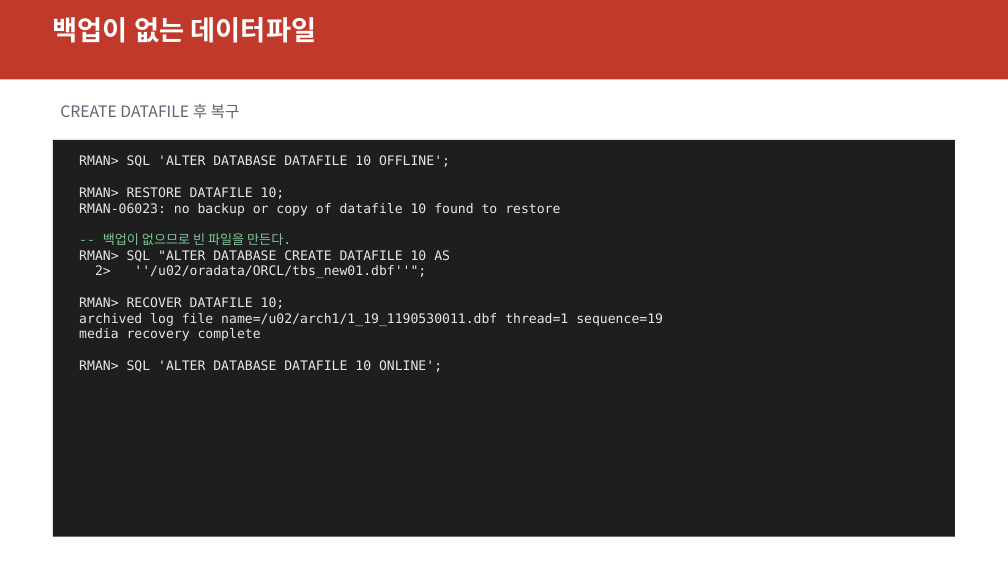
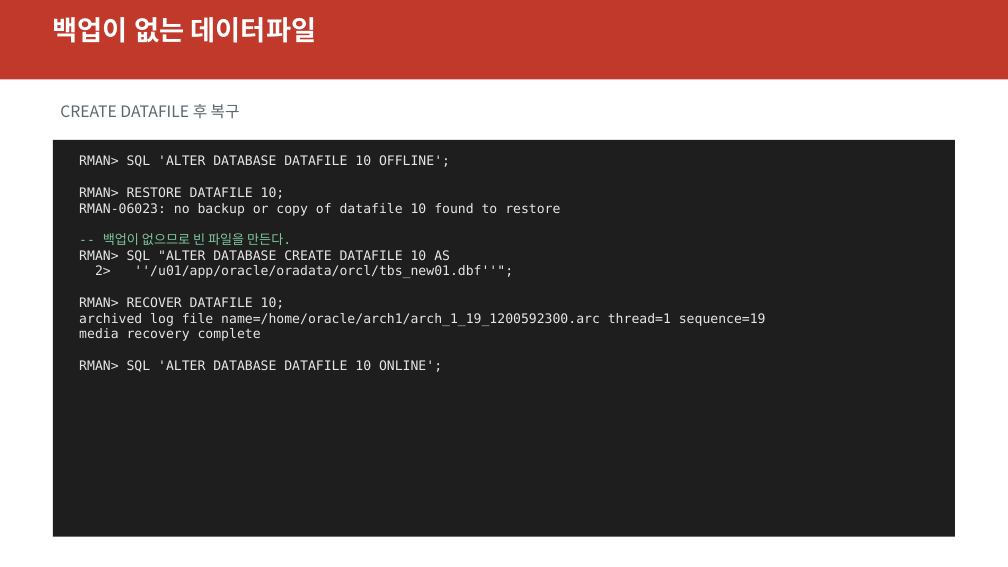
Before and after one commit to elpisk/OracleManual, a slide deck: slide 15 of BACKUP&RECOVERY/15장/15장_RMAN_복구_시나리오.pptx. Drawn at 1008x567 pixels with LibreOffice and Linux fonts; fonts in the diff are those of the drawing. Boxes give left, top, right and bottom in pixels: in the first picture for what was removed or moved away, otherwise in the second. Text is boxed around its words. In the diff, an @@ line names an element or a change of style, - is before the commit and + after.

```diff
--- a/BACKUP&RECOVERY/15장/15장_RMAN_복구_시나리오.pptx
+++ b/BACKUP&RECOVERY/15장/15장_RMAN_복구_시나리오.pptx
@@ text at (x1=95, y1=265, x2=513, y2=278): text changed @@
-2> ''/u02/oradata/ORCL/tbs_new01.dbf''";
+2> ''/u01/app/oracle/oradata/orcl/tbs_new01.dbf''";
@@ text at (x1=79, y1=313, x2=766, y2=326): text changed @@
-archived log file name=/u02/arch1/1_19_1190530011.dbf thread=1 sequence=19
+archived log file name=/home/oracle/arch1/arch_1_19_1200592300.arc thread=1 sequence=19
```
Also in this commit, not shown: 2 other slides changed, 55 other files.
